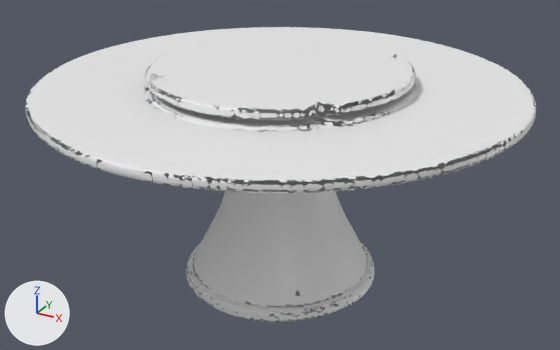
The OBJ model public/visuals/table/table-3d.obj: old version first, new version second.
Before and after are seen from a 50 mm camera at (0.82, -1.493, 0.741) aimed at (0.0, -0.002, -0.004). The lights are fixed; the arrows at lower left show +X, +Y and +Z. The first picture is the older version. Where no turn or scale is listed for an object, it has been applied to the vertices. Vertices at exactly the same position are counted once.

Before the edit, the objects in view are built like this:
```python
me_material = bpy.data.meshes.new('material')
me_material.from_pydata(...)  # 22396 vertices, 35765 faces; spans x -0.558..0.558, y -0.558..0.558, z -0.264..0.264
me_material.materials.append(mat_material)  # its picture is missing
ob_material = bpy.data.objects.new('material', me_material)
ob_material.location = (0.0, 0.0, 0.0)
```
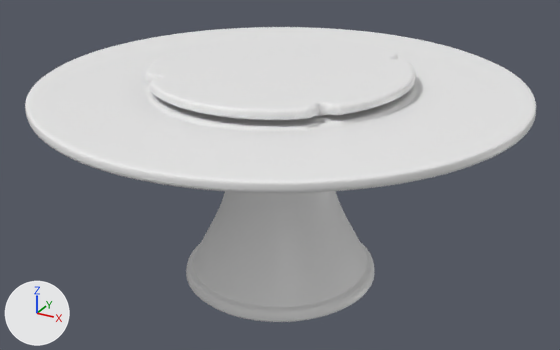
What changed in the scene script:
```text
Change me_material:
    used by ob_material; location = (0.0, 0.0, 0.0)
    remove me_material.from_pydata(...)  # 22396 vertices, 35765 faces; spans x -0.558..0.558, y -0.558..0.558, z -0.264..0.264
    add me_material.from_pydata(...)  # 24982 vertices, 50000 faces; spans x -0.558..0.558, y -0.558..0.558, z -0.264..0.264
    me_material part 1: 2291 vertices added at x -0.546..0.549, y -0.554..0.546, z 0.18..0.264
    me_material part 2: 295 vertices added at x -0.233..0.217, y -0.231..0.231, z -0.264..-0.231
```

Location of each change, [x1, y1, x2, y2] in pixels of the pictures (560 x 350 px):
part 1 of me_material, added
    after: [25, 35, 535, 193]
part 2 of me_material, added
    after: [187, 246, 367, 322]
